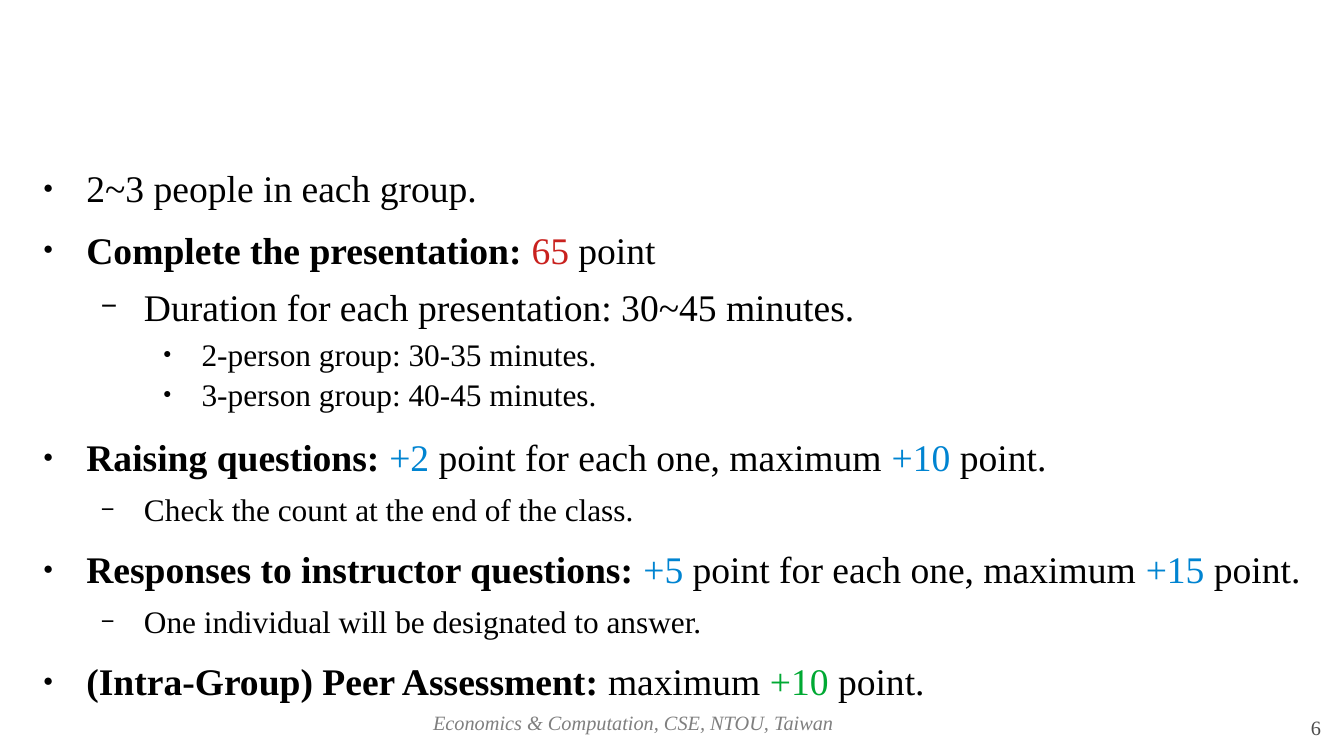
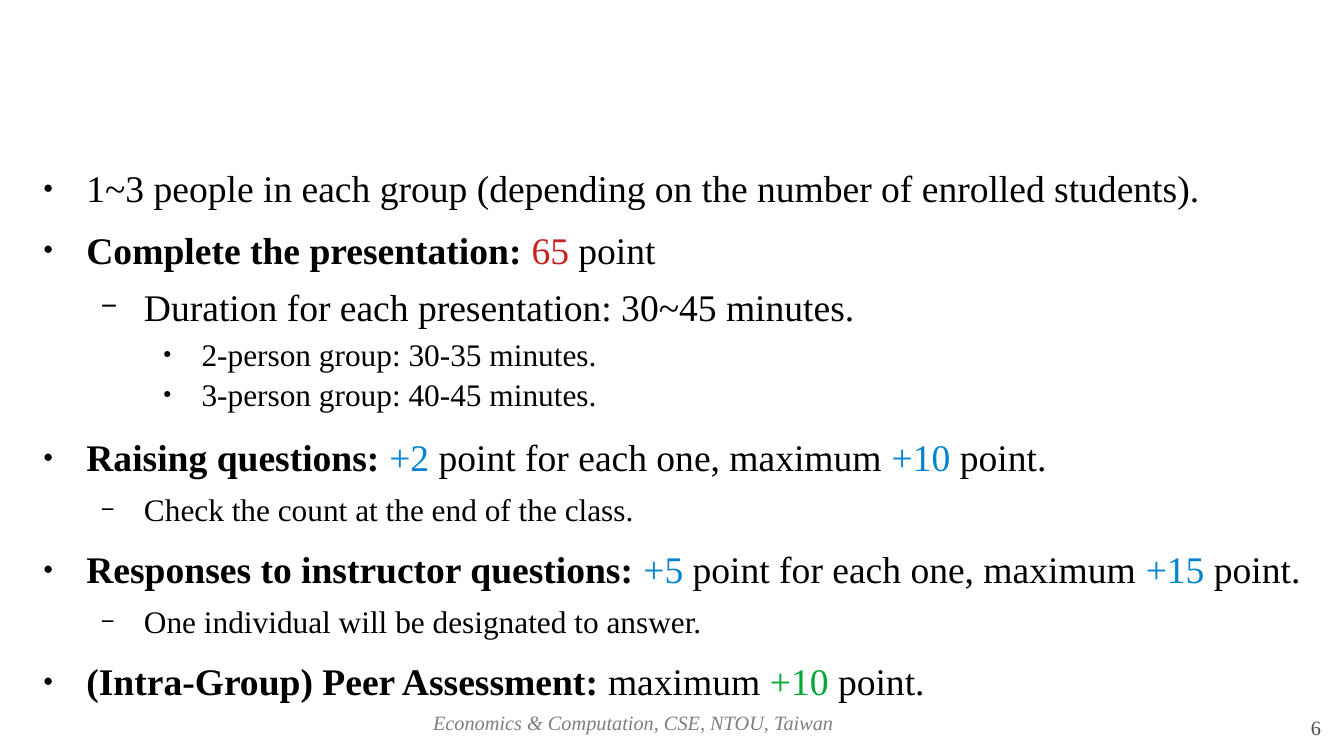
Before and after one commit to josephcclin/josephcclin.github.io, a slide deck: slide 6 of courses/ec/slides/ec_lect_introduction.odp. Drawn at 1344x756 pixels with LibreOffice and Linux fonts; fonts in the diff are those of the drawing; background and template pictures are left out. Boxes give left, top, right and bottom in pixels: in the first picture for what was removed or moved away, otherwise in the second. Text is boxed around its words. In the diff, an @@ line names an element or a change of style, - is before the commit and + after.

```diff
--- a/courses/ec/slides/ec_lect_introduction.odp
+++ b/courses/ec/slides/ec_lect_introduction.odp
@@ text at <box>86,175,1199,210</box>: text changed @@
-● 2~3 people in each group.
+● 1~3 people in each group (depending on the number of enrolled students).
```
Also in this commit, not shown: 1 other slide changed, 1 other file.
